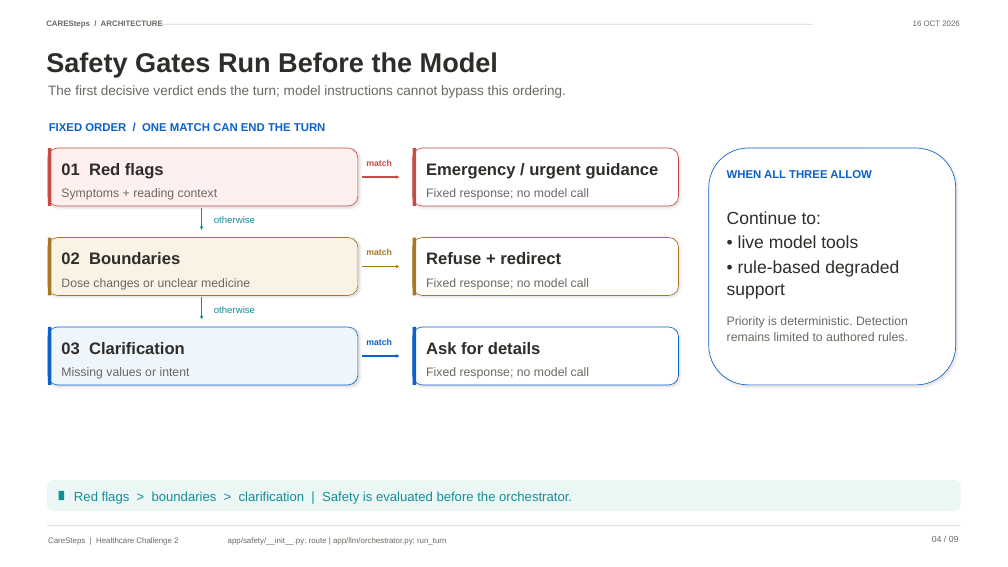
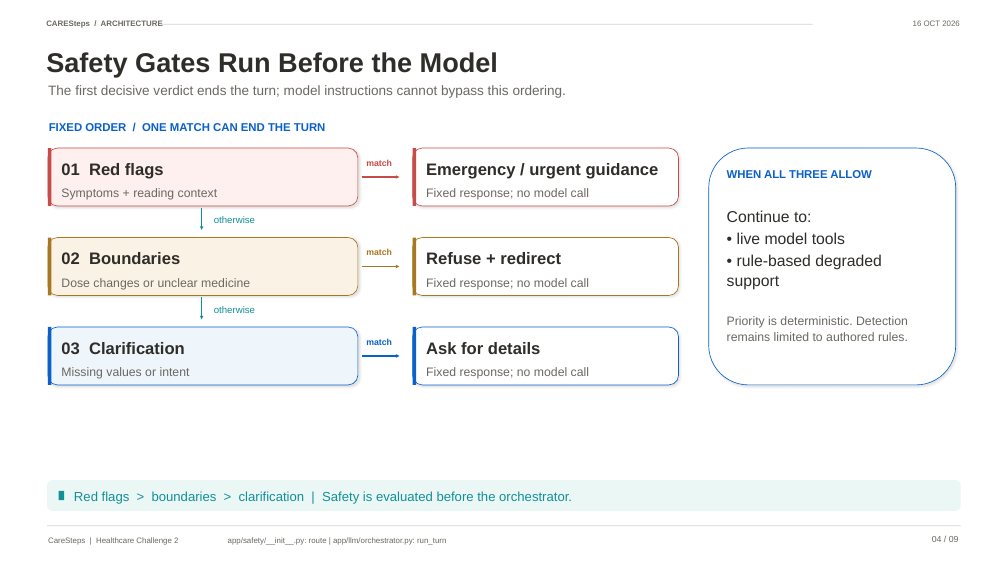
Before and after one commit to MegaArn1/caresteps, a slide deck: slide 4 of submission/architecture-diagram/CareSteps_Architecture_Diagram.pptx. Drawn at 1008x567 pixels with LibreOffice and Linux fonts; fonts in the diff are those of the drawing; background and template pictures are left out. Boxes give left, top, right and bottom in pixels: in the first picture for what was removed or moved away, otherwise in the second. Text is boxed around its words. In the diff, an @@ line names an element or a change of style, - is before the commit and + after.

```diff
--- a/submission/architecture-diagram/CareSteps_Architecture_Diagram.pptx
+++ b/submission/architecture-diagram/CareSteps_Architecture_Diagram.pptx
@@ text "Continue to:" at box(727, 210, 882, 290): size 20 to 18 pt @@
```
Also in this commit, not shown: 4 other slides changed, 26 other files.
